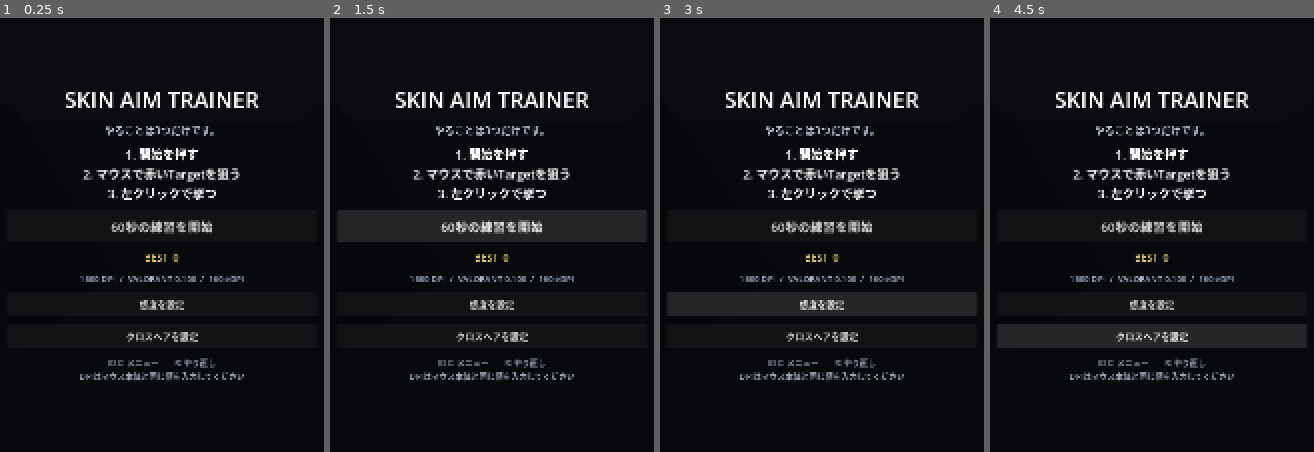
Above: before the commit, frames 1-4 (left to right).
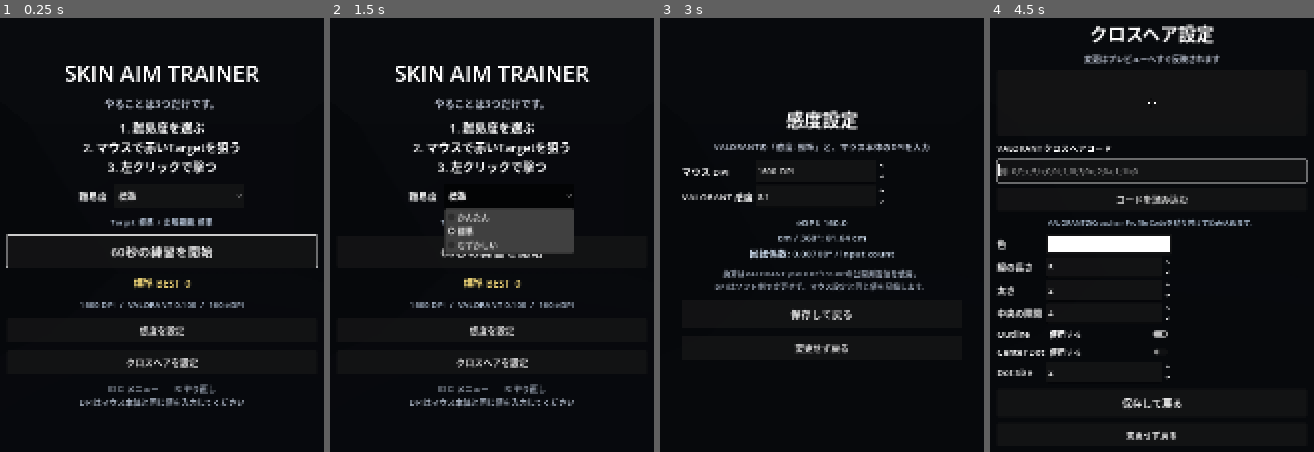
Above: after the commit, the same moments.

Repository: EliteMay/Skin-Aim-Trainer
Game: Godot game, scene res://scenes/main.tscn
Same seed, same stepped clock (60 frames per second), same inputs: the game is played once before the commit and once after it.
Inputs (mouse positions are in pixels of both pictures, inside the frame that each line leads up to):
- Up to frame 1 (0.25 s): no input
- Up to frame 2 (1.5 s): click (508, 195) at 0.5 s, where only the run after the commit has a clickable "標準"; click "60秒の練習を開始" at 1.25 s
- Up to frame 3 (3 s): click "60秒の練習を開始" at 2 s; click "感度を設定" at 2.75 s
- Up to frame 4 (4.5 s): click (1152, 313) at 3.5 s, where only the run after the commit has a clickable "保存して戻る"; click "クロスヘアを設定" at 4.25 s

The runs differ from the first frame. In frame 1, 11% of the frame differs, in the area x 1-99%, y 11-90%; in frame 2, 17%; in frame 3, 12%; in frame 4, 17%, in the area x 1-99%, y 1-98%.
Error before the commit: Cannot call method 'clear' on a null value. (res://scripts/aim_trainer.gd:598)

Commit message:
feat: add simple difficulty selector to start flow

Diff:
--- a/scenes/main.tscn
+++ b/scenes/main.tscn
@@ -214,7 +214,29 @@
 [node name="HowTo" type="Label" parent="UI/StartOverlay/Center/Content"]
 layout_mode = 2
 theme_override_font_sizes/font_size = 24
-text = "1. 開始を押す\n2. マウスで赤いTargetを狙う\n3. 左クリックで撃つ"
+text = "1. 難易度を選ぶ\n2. マウスで赤いTargetを狙う\n3. 左クリックで撃つ"
+horizontal_alignment = 1
+
+[node name="DifficultyRow" type="HBoxContainer" parent="UI/StartOverlay/Center/Content"]
+layout_mode = 2
+theme_override_constants/separation = 14
+alignment = 1
+
+[node name="DifficultyLabel" type="Label" parent="UI/StartOverlay/Center/Content/DifficultyRow"]
+layout_mode = 2
+theme_override_font_sizes/font_size = 19
+text = "難易度"
+
+[node name="DifficultySelect" type="OptionButton" parent="UI/StartOverlay/Center/Content/DifficultyRow"]
+custom_minimum_size = Vector2(260, 48)
+layout_mode = 2
+theme_override_font_sizes/font_size = 18
+
+[node name="DifficultyDescription" type="Label" parent="UI/StartOverlay/Center/Content"]
+layout_mode = 2
+theme_override_colors/font_color = Color(0.72, 0.78, 0.86, 1)
+theme_override_font_sizes/font_size = 15
+text = "Target: 標準  /  出現範囲: 標準"
 horizontal_alignment = 1
 
 [node name="StartButton" type="Button" parent="UI/StartOverlay/Center/Content"]
@@ -227,7 +249,7 @@
 layout_mode = 2
 theme_override_colors/font_color = Color(0.92, 0.82, 0.46, 1)
 theme_override_font_sizes/font_size = 20
-text = "BEST  0"
+text = "標準 BEST  0"
 horizontal_alignment = 1
 
 [node name="CurrentSensitivity" type="Label" parent="UI/StartOverlay/Center/Content"]
@@ -699,7 +721,7 @@
 layout_mode = 2
 theme_override_colors/font_color = Color(0.62, 0.66, 0.72, 1)
 theme_override_font_sizes/font_size = 16
-text = "60秒 Session"
+text = "標準 / 60秒 Session"
 horizontal_alignment = 1
 
 [node name="RetryButton" type="Button" parent="UI/ResultOverlay/Center/Content"]
